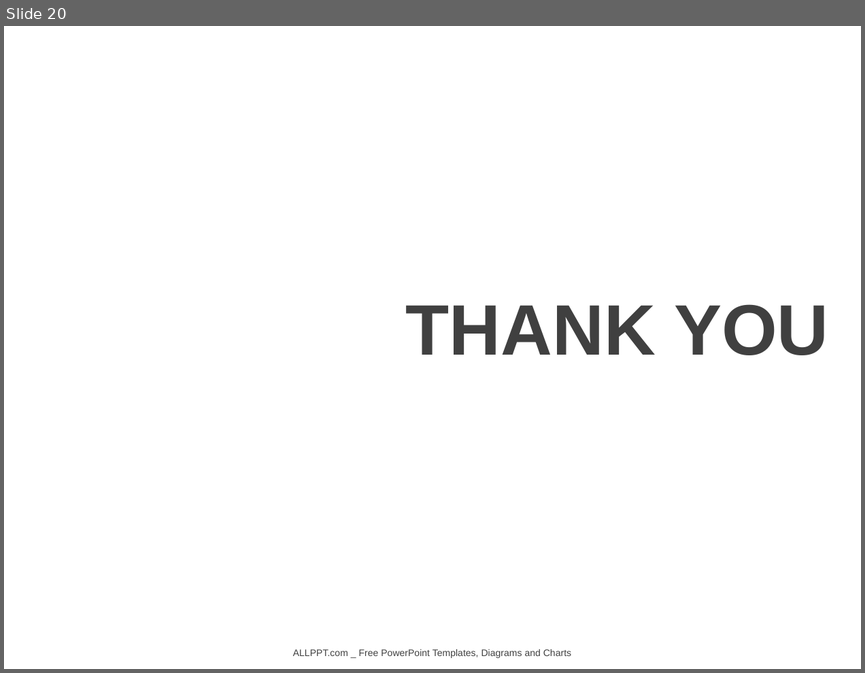
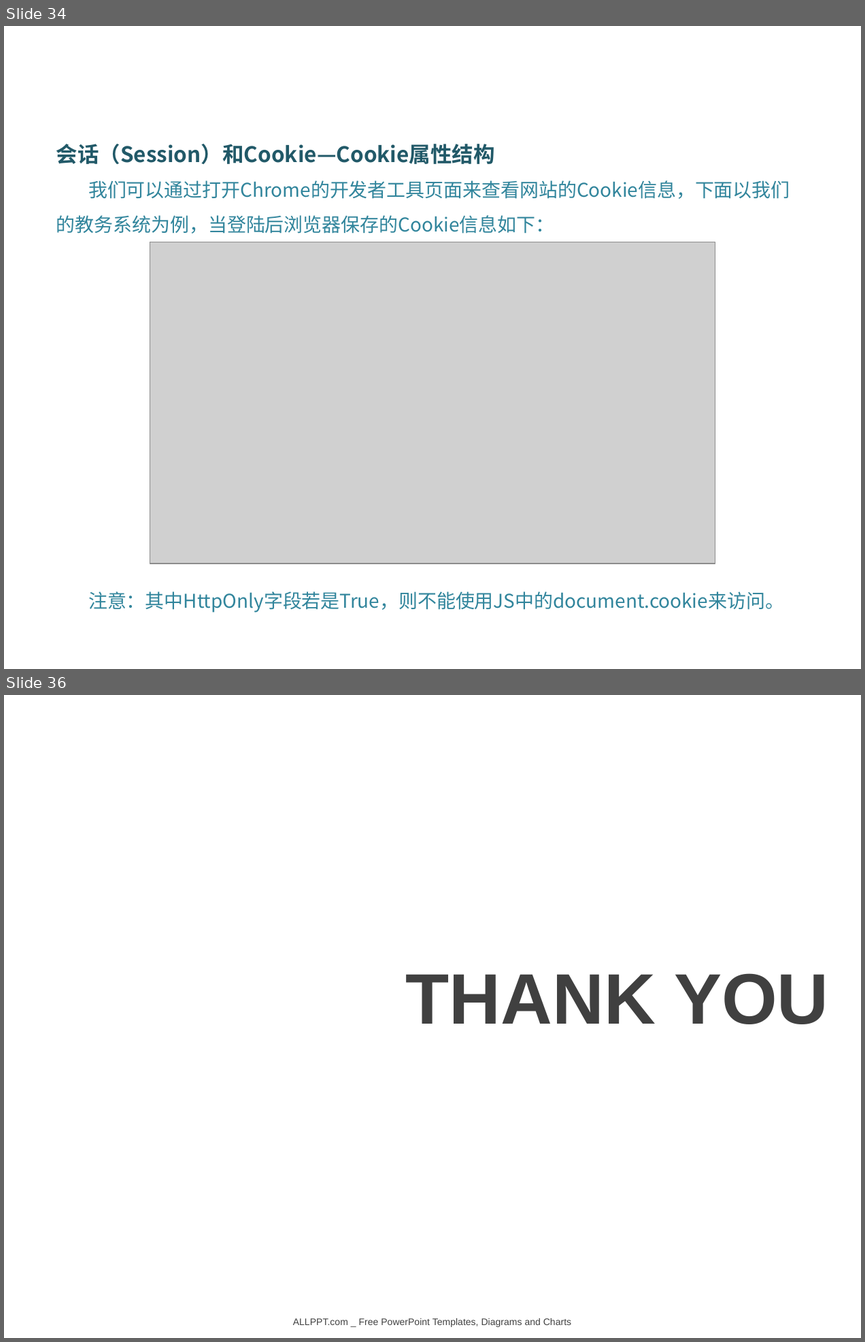
Before and after one commit to DataScienceCoding/Python-Web-Crawler, a slide deck: Python-Web-Crawler.pptx. Shown one above the other, each under a label of ours: slide 20 before the commit, slides 34 and 36 after it; the slides between them are not shown. The pictures are 865x673 and 865x1342 pixels, drawn with LibreOffice and Linux fonts; fonts in the diff are those of the drawing; grey boxes stand for pictures; background and template pictures are left out. Boxes give left, top, right and bottom in pixels: in the first picture for what was removed or moved away, otherwise in the second. Text is boxed around its words. In the diff, an @@ line names an element or a change of style, - is before the commit and + after.

```diff
--- a/Python-Web-Crawler.pptx
+++ b/Python-Web-Crawler.pptx
@@ slide 34 added at (4,26,861,669), background picture (left out) @@
@@ text added at (56,144,790,612), 16 pt, text #31859C @@
+会话（Session）和Cookie—Cookie属性结构
+我们可以通过打开Chrome的开发者工具页面来查看网站的Cookie信息，下面以我们的教务系统为例，当登陆后浏览器保存的Cookie信息如下：
+注意：其中HttpOnly字段若是True，则不能使用JS中的document.cookie来访问。
@@ picture added at (150,242,715,563) @@
@@ what was slide 20 is now slide 36 @@
```
Also in this commit, not shown: 1 slide changed, 15 other slides added, 9 other files.
